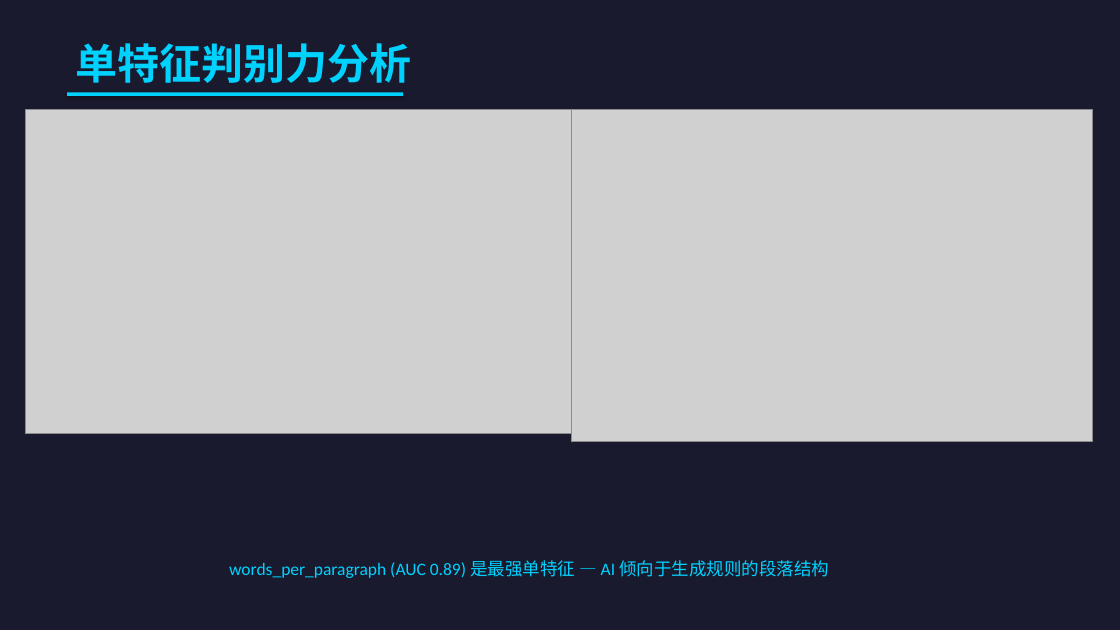
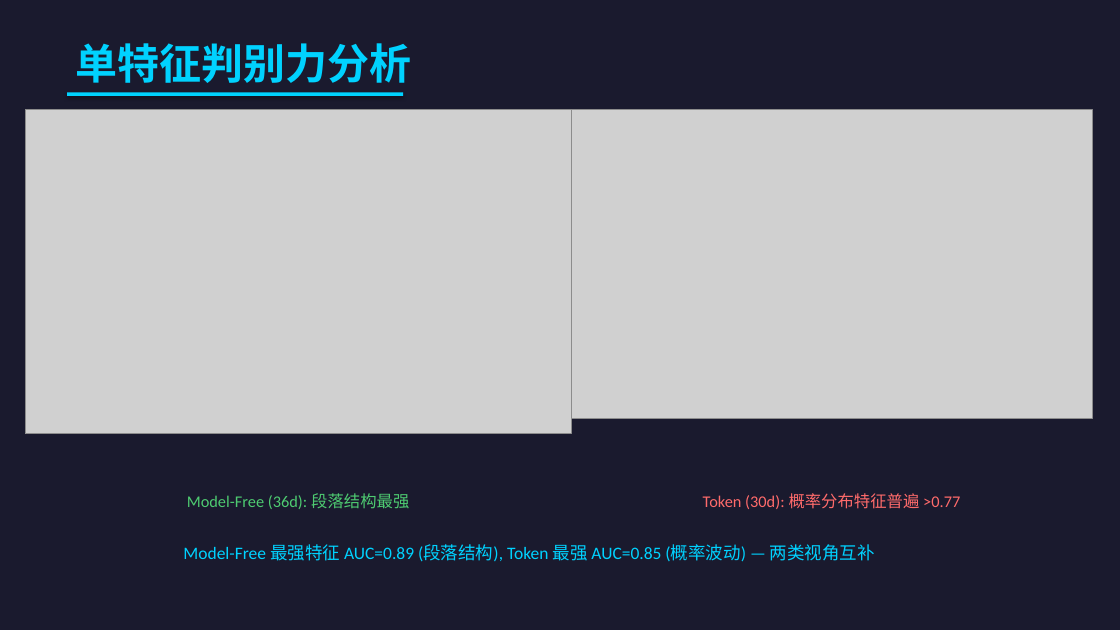
Before and after one commit to HaibinLai/HC3, a slide deck: slide 10 of reports/AIGC_Detection_Presentation.pptx. Drawn at 1120x630 pixels with LibreOffice and Linux fonts; fonts in the diff are those of the drawing; grey boxes stand for pictures. Boxes give left, top, right and bottom in pixels: in the first picture for what was removed or moved away, otherwise in the second. Text is boxed around its words. In the diff, an @@ line names an element or a change of style, - is before the commit and + after.

```diff
--- a/reports/AIGC_Detection_Presentation.pptx
+++ b/reports/AIGC_Detection_Presentation.pptx
@@ picture: place and size @@
-picture at bbox=[571, 109, 1092, 442]
+picture at bbox=[571, 109, 1092, 419]
@@ text at bbox=[187, 493, 409, 509]: text changed; size 15 to 14 pt; text colour #00D2FF to #4ECB71 @@
-words_per_paragraph (AUC 0.89) 是最强单特征 — AI 倾向于生成规则的段落结构
+Model-Free (36d): 段落结构最强
@@ text added at bbox=[703, 493, 960, 509], 14 pt, text #FF6B6B @@
+Token (30d): 概率分布特征普遍 >0.77
@@ text added at bbox=[183, 544, 875, 561], 15 pt, text #00D2FF @@
+Model-Free 最强特征 AUC=0.89 (段落结构), Token 最强 AUC=0.85 (概率波动) — 两类视角互补
```
Also in this commit, not shown: 4 other files.
